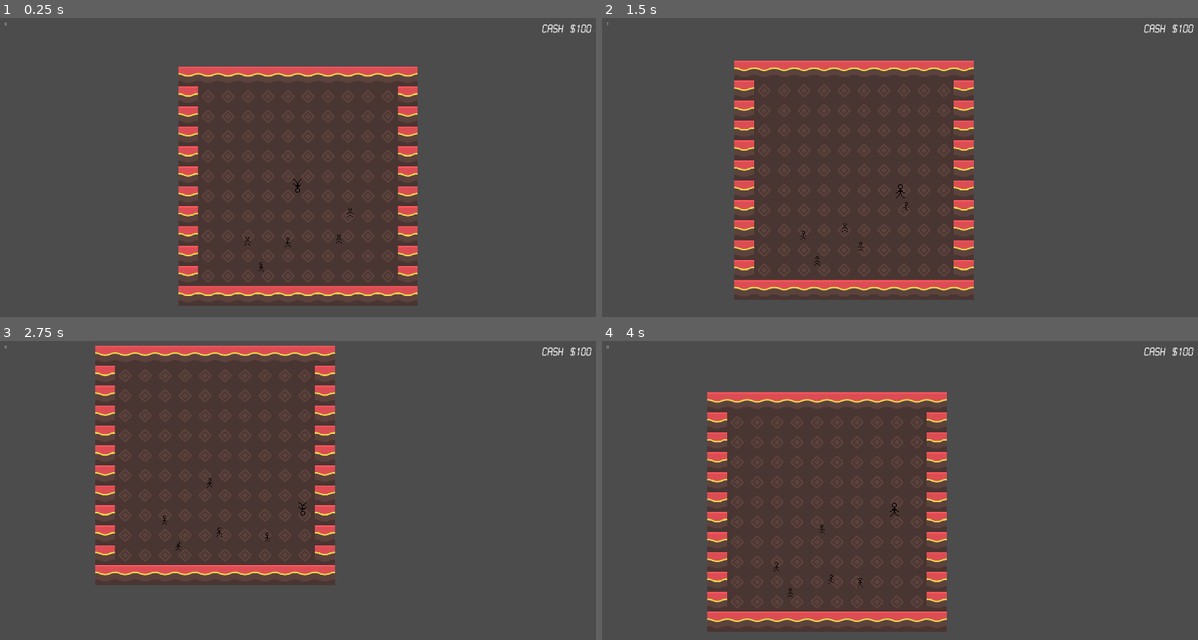
Above: before the commit, frames 1-4 (two rows, left to right).
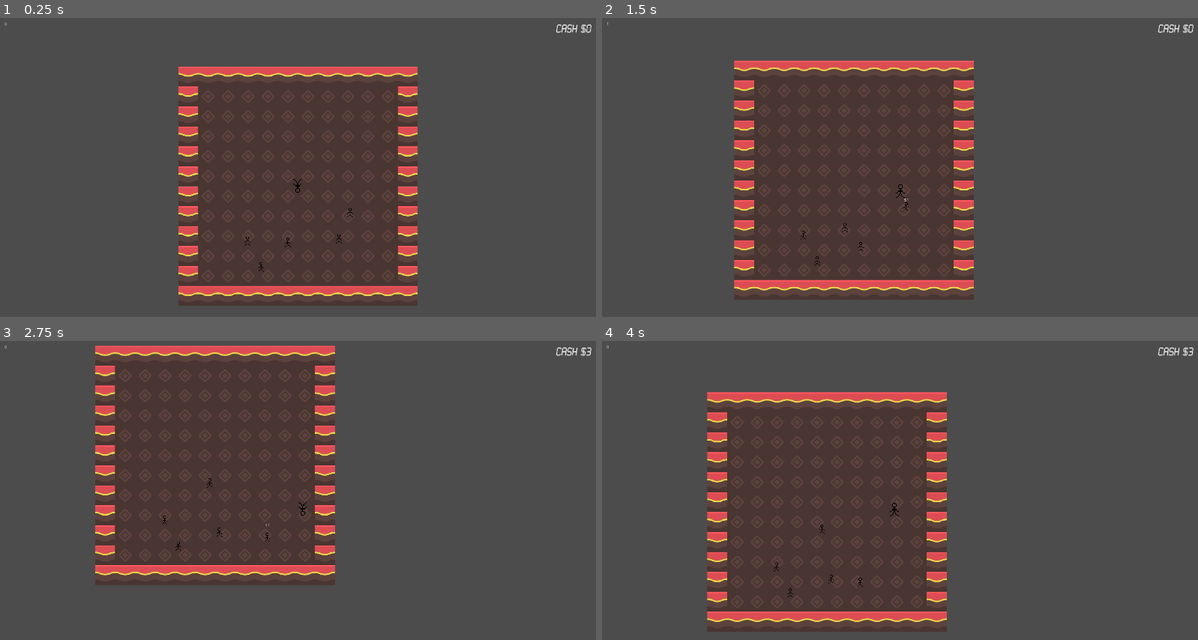
Above: after the commit, the same moments.

Repository: silentcoder99/LD46
Game: Godot game, scene res://Main.tscn
The game is run twice, just before and just after one commit, with the same random seed, the same clock (stepped at 60 frames per second) and the same inputs.
Inputs:
- Up to frame 1 (0.25 s): no input
- Up to frame 2 (1.5 s): tap Enter at 0.5 s; hold Right (ui_right) 0.53-1.28 s; hold Down (ui_down) from 1.28 s (still down)
- Up to frame 3 (2.75 s): release Down (ui_down) at 2.03 s; hold Right (ui_right) from 2.03 s (still down)
- Up to frame 4 (4 s): release Right (ui_right) at 2.78 s; hold Up (ui_up) 2.78-3.53 s; hold Left (ui_left) from 3.53 s (still down)

The runs differ from the first frame. In frame 1, 0.1% of the frame differs, in the area x 90-99%, y 2-6%; in frame 2, 0.1%; in frame 3, 0.1%, in the area x 44-100%, y 2-62%; in frame 4, 0.1%.

Commit message:
Tip the DJ

Diff:
--- a/Main.gd
+++ b/Main.gd
@@ -32,6 +32,7 @@
 		get_tree().reload_current_scene()
 
 	$UI/DebugLabel.text = str($Player.nearby_partiers) + '\n'
+	$UI/MoneyLabel.text = "Cash $" + str($Player.money);
 
 	if damage_fade >= 0:
 		$UI/DamageRect.color = transparent.linear_interpolate(opaque, damage_fade)
--- a/Main.tscn
+++ b/Main.tscn
@@ -76,14 +76,10 @@
 margin_right = -20.0
 margin_bottom = 97.0
 custom_fonts/font = SubResource( 3 )
-text = "Cash  $100"
+text = "Cash  $0"
 align = 2
 
 [node name="DamageRect" type="ColorRect" parent="UI"]
 anchor_right = 1.0
 anchor_bottom = 1.0
 color = Color( 1, 0.305882, 0.305882, 0 )
-
-[node name="BeatClock" type="Timer" parent="."]
-wait_time = 0.5
-autostart = true
--- a/Partier.gd
+++ b/Partier.gd
@@ -3,6 +3,8 @@
 export var speed = 400
 export var min_move_time = 0.5
 export var max_move_time = 1
+export var tip_amount = 1
+export (PackedScene) var TipAnimation
 
 var screen_size
 
@@ -20,6 +22,13 @@
 
 func stop_dancing():
 	near_player = false
+
+func give_tip():
+	player.money += tip_amount
+	var tip_animation = TipAnimation.instance()
+	tip_animation.rect_position = position + Vector2(-8, -27)
+	get_tree().get_root().add_child(tip_animation)
+	#add_child(tip_animation)
 
 func _process(delta):
 	if near_player:
--- a/Partier.tscn
+++ b/Partier.tscn
@@ -1,8 +1,9 @@
-[gd_scene load_steps=7 format=2]
+[gd_scene load_steps=8 format=2]
 
 [ext_resource path="res://Partier.gd" type="Script" id=1]
-[ext_resource path="res://person.png" type="Texture" id=2]
-[ext_resource path="res://person_upside_down.png" type="Texture" id=3]
+[ext_resource path="res://TipAnimation.tscn" type="PackedScene" id=2]
+[ext_resource path="res://person.png" type="Texture" id=3]
+[ext_resource path="res://person_upside_down.png" type="Texture" id=4]
 
 [sub_resource type="PhysicsMaterial" id=1]
 
@@ -23,7 +24,21 @@
 "times": PoolRealArray( 0, 0.25 ),
 "transitions": PoolRealArray( 1, 1 ),
 "update": 1,
-"values": [ ExtResource( 2 ), ExtResource( 3 ) ]
+"values": [ ExtResource( 3 ), ExtResource( 4 ) ]
+}
+tracks/1/type = "method"
+tracks/1/path = NodePath(".")
+tracks/1/interp = 1
+tracks/1/loop_wrap = true
+tracks/1/imported = false
+tracks/1/enabled = true
+tracks/1/keys = {
+"times": PoolRealArray( 0 ),
+"transitions": PoolRealArray( 1 ),
+"values": [ {
+"args": [  ],
+"method": "give_tip"
+} ]
 }
 
 [node name="Partier" type="RigidBody2D" groups=[
@@ -37,6 +52,7 @@
 script = ExtResource( 1 )
 min_move_time = 5.0
 max_move_time = 6
+TipAnimation = ExtResource( 2 )
 
 [node name="MoveTimer" type="Timer" parent="."]
 wait_time = 0.05
--- a/Player.gd
+++ b/Player.gd
@@ -4,6 +4,8 @@
 
 var nearby_partiers = 0
 var boundary = 285
+
+var money = 0;
 
 func _process(delta):
 
--- /dev/null
+++ b/TipAnimation.gd
@@ -0,0 +1,11 @@
+extends Label
+
+var float_speed = 0.6
+var fade_speed = 0.03
+var text_color = Color(1.0, 1.0, 1.0, 1.0)
+
+func _process(delta):
+	margin_top -= float_speed
+#	text_color.a -= fade_speed
+#	set("custom_colors/font_color", text_color)
+	modulate.a -= fade_speed
--- /dev/null
+++ b/TipAnimation.tscn
@@ -0,0 +1,10 @@
+[gd_scene load_steps=2 format=2]
+
+[ext_resource path="res://TipAnimation.gd" type="Script" id=1]
+
+[node name="TipAnimation" type="Label"]
+margin_right = 16.0
+margin_bottom = 14.0
+custom_colors/font_color = Color( 1, 1, 1, 1 )
+text = "$1"
+script = ExtResource( 1 )
Not shown: 1 places in Partier.tscn that only renumber resources
